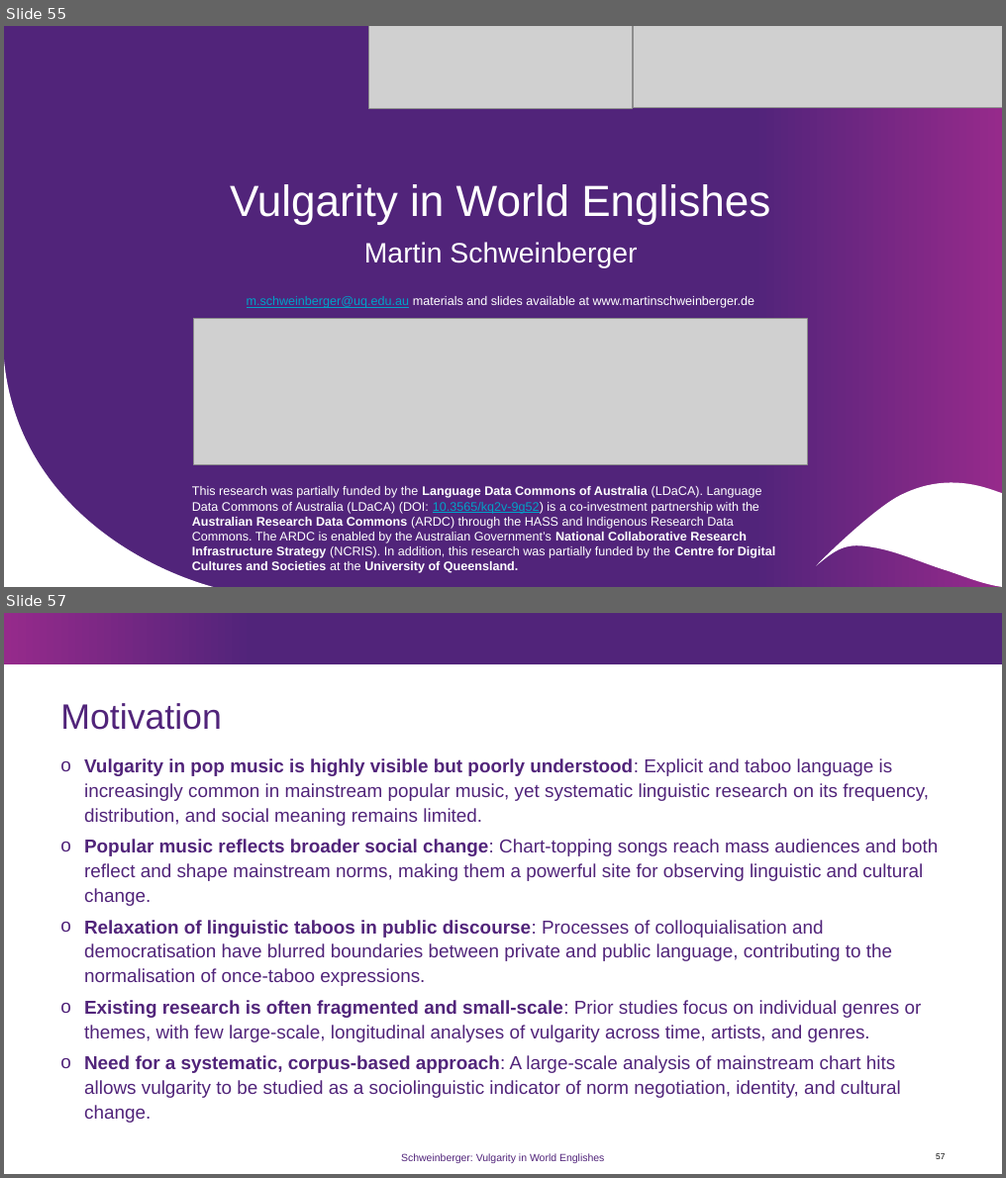
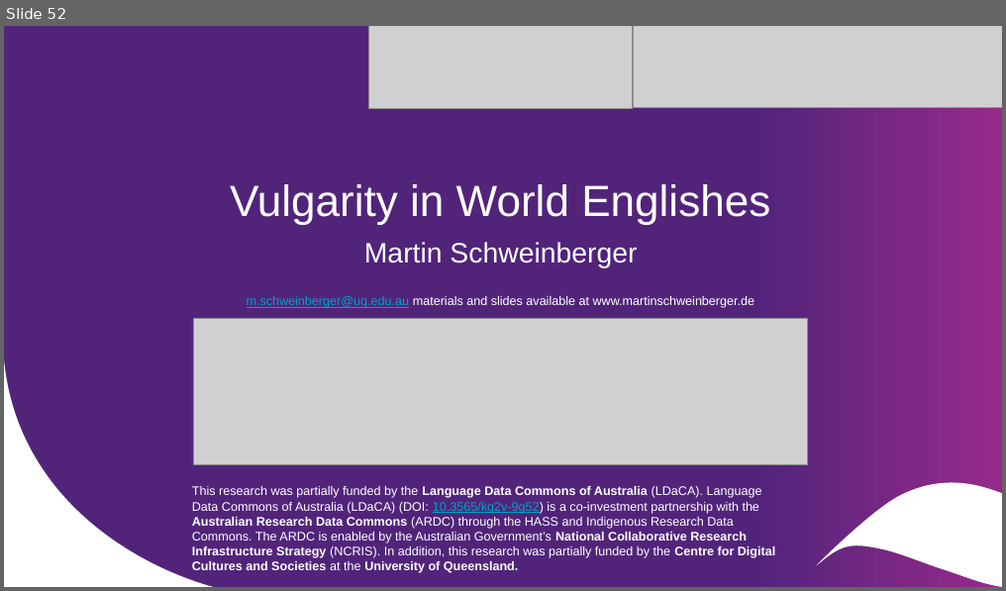
Before and after one commit to MartinSchweinberger/slides, a slide deck: LMU_Schweinberger_VulgarityInWorldEnglishes.pptx. Shown one above the other, each under a label of ours: slides 55 and 57 before the commit, slide 52 after it; the slides between them are not shown. The pictures are 1006x1178 and 1006x591 pixels, drawn with LibreOffice and Linux fonts; fonts in the diff are those of the drawing; grey boxes stand for pictures; background and template pictures are left out. Boxes give left, top, right and bottom in pixels: in the first picture for what was removed or moved away, otherwise in the second. Text is boxed around its words. In the diff, an @@ line names an element or a change of style, - is before the commit and + after.

```diff
--- a/LMU_Schweinberger_VulgarityInWorldEnglishes.pptx
+++ b/LMU_Schweinberger_VulgarityInWorldEnglishes.pptx
@@ slide 57 removed at (4,613,1002,1174), background #FFFFFF @@
@@ rectangle removed at (4,613,1002,664) @@
@@ title removed at (60,703,221,730) @@
-Motivation
@@ text removed at (84,759,939,1123) @@
-o Vulgarity in pop music is highly visible but poorly understood: Explicit and taboo language is increasingly common in mainstream popular music, yet systematic linguistic research on its frequency, distribution, and social meaning remains limited.
-o Popular music reflects broader social change: Chart-topping songs reach mass audiences and both reflect and shape mainstream norms, making them a powerful site for observing linguistic and cultural change.
-o Relaxation of linguistic taboos in public discourse: Processes of colloquialisation and democratisation have blurred boundaries between private and public language, contributing to the normalisation of once-taboo expressions.
-o Existing research is often fragmented and small-scale: Prior studies focus on individual genres or themes, with few large-scale, longitudinal analyses of vulgarity across time, artists, and genres.
-o Need for a systematic, corpus-based approach: A large-scale analysis of mainstream chart hits allows vulgarity to be studied as a sociolinguistic indicator of norm negotiation, identity, and cultural change.
@@ text removed at (401,1154,604,1163) @@
-Schweinberger: Vulgarity in World Englishes
@@ page number removed at (936,1154,944,1159) @@
-57
@@ what was slide 55 is now slide 52 @@
```
Also in this commit, not shown: 6 slides changed, 9 other slides removed.
